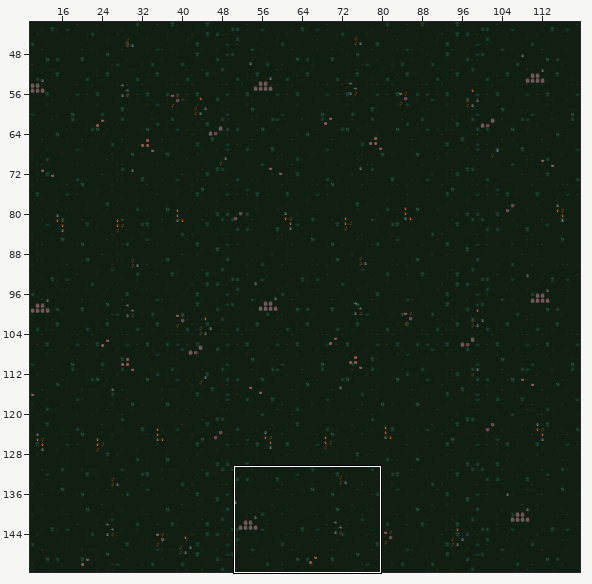
Tiled map: data/levels/level1.tmx. The first picture is a wide view before the edit; the outline marks the close-up.
Close-up. The starting point:
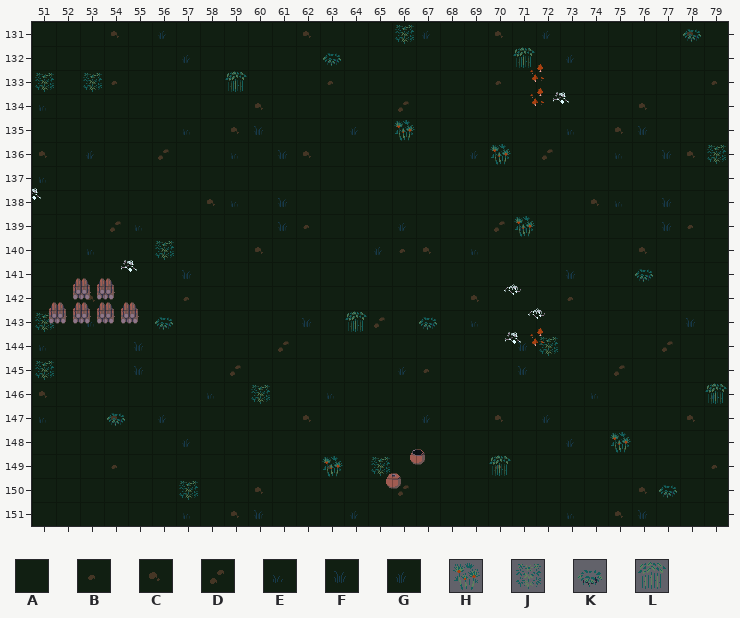
Cells are 32x32 px. Shown: x 51..79, y 131..151. The commit also changed other parts of the map, which this record leaves out. The old version is drawn lined up with the new one.
Key: from "32Tiles": A 273, B 274, C 275, D 276, E 295, F 296, G 297, H 401, J 402, K 403, L 404.
_ is an empty cell.
Layer "Ground" before, first column x 51:
131 AAFBAAAGAAAAABAAAAAAAABAAAAAA
132 ACAAAAGBCAEAAAAAAAACAAAAADAAA
133 CAAAAAAAAAAAAAAAEACFAAAGAAAAA
134 EAAAAAAAAACAGAADAAEAFCAAAAAAG
135 AAAFAADAAAEAAAAAAAAAAAAAAAAAA
136 EADAAAAAAAAAAAAAACEAFAAAAAAAA
137 AAAAAAAGBAAAADEAAAAAFBAAAGAAA
138 AAAAEAAAAAAAEAAAAAACAAAAGBCAE
139 AAACAAAAGAAAAAAAFAAAAAAAAAAAA
140 AAFAAAAAAAAACAAABAAAAAAAAAAAC
141 AAFBAAAGAAAAEAAAAAAAAFAADAAAE
142 ACAAAAGBCAEAAAFAAAAADAAAAAAAA
143 DAAAAAAAAAAAAAFAAADAAAAAAGBAA
144 AAAAAAAAAACAAAAAAEAAAAEAAAAAA
145 AAAFAADAAAEAACAGAAAAACAAAAGAA
146 AADAAAAAAAAAAAAAGAAAAAAAAAAAA
147 AAAAAAAGBAAAABAAAAAAAABAAAAAA
148 AAAAEAAAAAAAAAAAAAACAAAAADAAA
149 CAACAAAAGAAAAAAAEACFAAAGAAAAA
150 _____________________________
151 _____________________________
Layer "Deco" before, first column x 51:
131 __________J_J_____L__________
132 _____________________________
133 _________________________H___
134 __L_____K____________________
135 ______L______________________
136 _____________________________
137 ________J____________________
138 _______________J_____________
139 _______J_____________________
140 ____L________________________
141 _________JJ____K_______L__K__
142 ____L_J______________________
143 __________J__________________
144 __L_____K__________J_________
145 _____________K_______________
146 __L_____KJ___________________
147 ______J_______________H_J____
148 ________________J____________
149 _______J_____________________
150 _____________________________
151 _____________________________
Once edited:
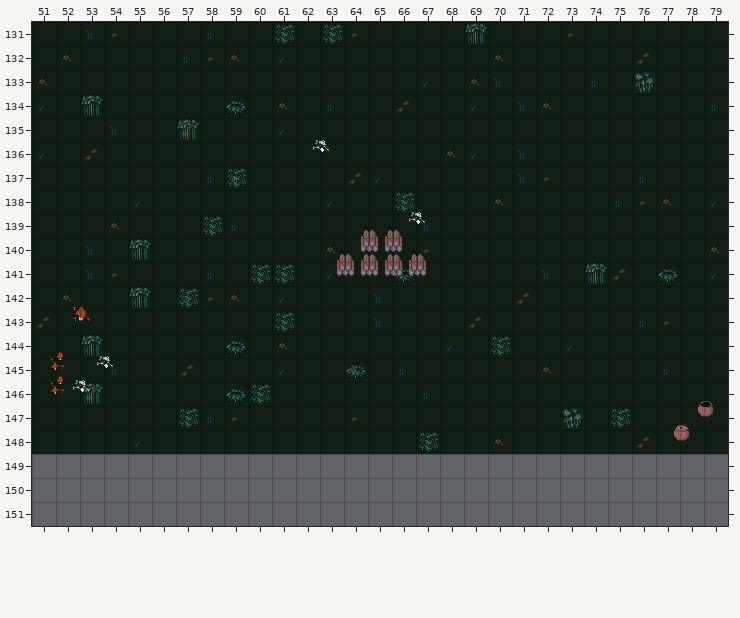
From old to new:
Changed rows in their new state; . is an unchanged cell.
everything moved by +72,+120 cells (the old picture is shown already moved)
layer "Ground" offset -320,64 -> 0,0 px
layer "Deco" offset -320,64 -> 0,0 px
layer "Collidables" offset -384,64 -> 0,0 px
Layer "Ground":
first column x 51:
149 _____________________________
Layer "Deco":
first column x 58:
149 _
